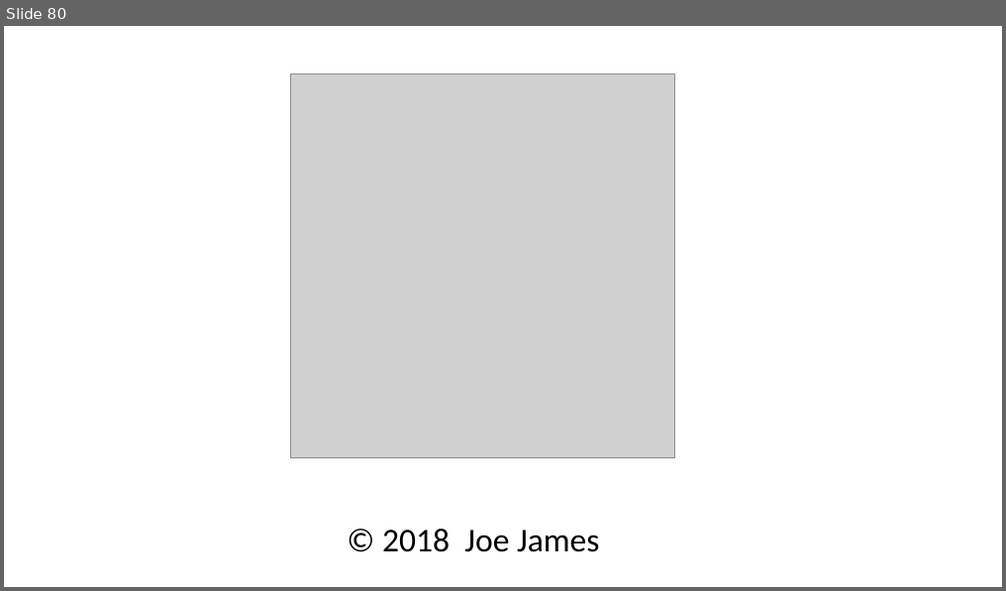
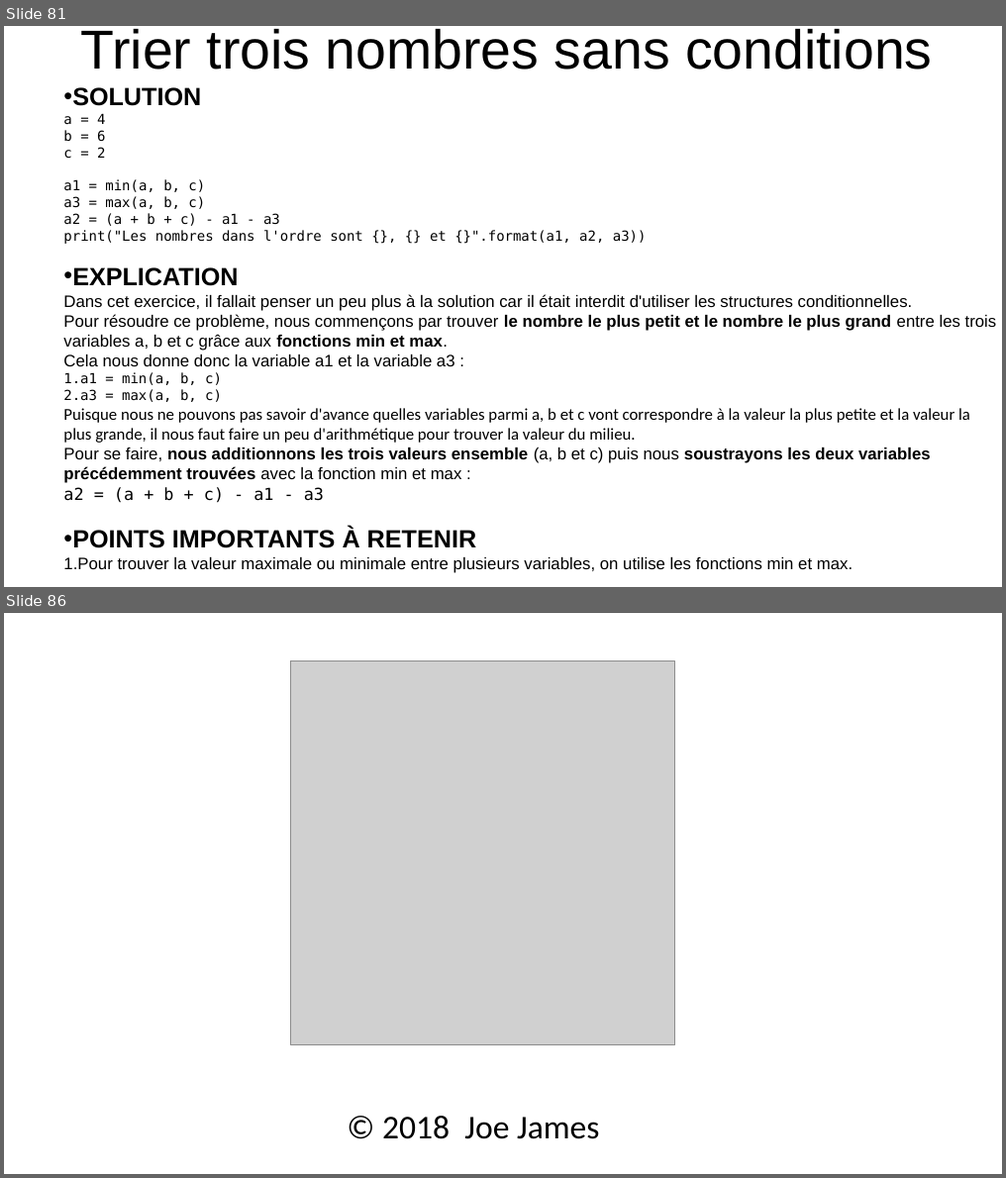
Before and after one commit to julienPalleau/Udemy, a slide deck: PythonParLaPratique 101 exercices/Python in 90 minutes [Enregistrement automatique].pptx. Shown one above the other, each under a label of ours: slide 80 before the commit, slides 81 and 86 after it; the slides between them are not shown. The pictures are 1006x591 and 1006x1178 pixels, drawn with LibreOffice and Linux fonts; fonts in the diff are those of the drawing; grey boxes stand for pictures. Boxes give left, top, right and bottom in pixels: in the first picture for what was removed or moved away, otherwise in the second. Text is boxed around its words. In the diff, an @@ line names an element or a change of style, - is before the commit and + after.

```diff
--- a/PythonParLaPratique 101 exercices/Python in 90 minutes [Enregistrement automatique].pptx
+++ b/PythonParLaPratique 101 exercices/Python in 90 minutes [Enregistrement automatique].pptx
@@ slide 81 added at (4, 26, 1002, 587), background #FFFFFF @@
@@ title added at (80, 28, 933, 70), 39.6 pt, text #000000 @@
+Trier trois nombres sans conditions
@@ text added at (63, 87, 997, 573), 12 pt, text #000000 @@
+• SOLUTION
+a = 4
+b = 6
+c = 2
+a1 = min(a, b, c)
+a3 = max(a, b, c)
+a2 = (a + b + c) - a1 - a3
+print("Les nombres dans l'ordre sont {}, {} et {}".format(a1, a2, a3))
+• EXPLICATION
+Dans cet exercice, il fallait penser un peu plus à la solution car il était interdit d'utiliser les structures conditionnelles.
+Pour résoudre ce problème, nous commençons par trouver le nombre le plus petit et le nombre le plus grand entre les trois
+variables a, b et c grâce aux fonctions min et max.
+Cela nous donne donc la variable a1 et la variable a3 :
+1. a1 = min(a, b, c)
+2. a3 = max(a, b, c)
+Puisque nous ne pouvons pas savoir d'avance quelles variables parmi a, b et c vont correspondre à la valeur la plus petite et la valeur la
+plus grande, il nous faut faire un peu d'arithmétique pour trouver la valeur du milieu.
+Pour se faire, nous additionnons les trois valeurs ensemble (a, b et c) puis nous soustrayons les deux variables
+précédemment trouvées avec la fonction min et max :
+a2 = (a + b + c) - a1 - a3
+• POINTS IMPORTANTS À RETENIR
+1. Pour trouver la valeur maximale ou minimale entre plusieurs variables, on utilise les fonctions min et max.
@@ what was slide 80 is now slide 86 @@
```
Also in this commit, not shown: 5 other slides added.
